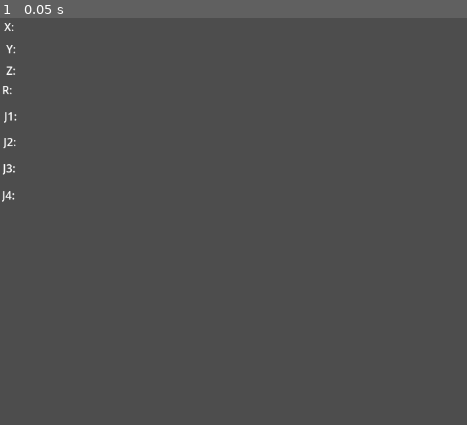
Above: before the commit, frame 1.
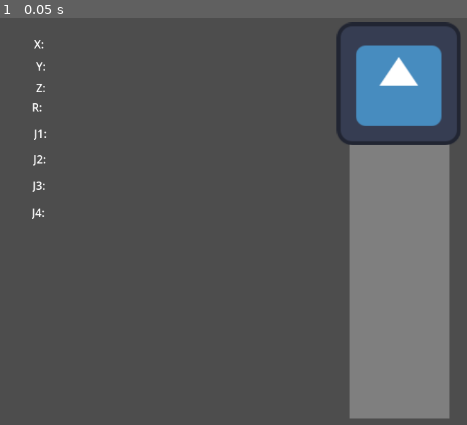
Above: after the commit, the same moment.

Repository: Boyquotes/robo_godot
Game: Godot game, scene res://root.tscn
The game is run twice, just before and just after one commit, with the same random seed, the same clock (stepped at 60 frames per second) and the same inputs. The engine's default icon, where the game draws it, is replaced by a stand-in: a white triangle on a blue panel in a dark square.
Inputs:
- Up to frame 1 (0.05 s): no input

The runs differ from the first frame. In frame 1, 19% of the frame differs, in the area x 0-99%, y 0-99%.

Commit message:
ponta girando

Diff:
--- a/src/simulacao/root.gd
+++ b/src/simulacao/root.gd
@@ -18,7 +18,7 @@
 func _on_http_request_request_completed(result, response_code, headers, body):
 	var json = JSON.new()
 	json.parse(body.get_string_from_utf8())
-	var robot_position = json.get_data()
+	robot_position = json.get_data()
 	$x.text = "x: " + str(robot_position['x'])
 	$y.text = "y: " + str(robot_position['y'])
 	$z.text = "z: " + str(robot_position['z'])
@@ -27,4 +27,8 @@
 	$j2.text = "j2: " + str(robot_position['j2'])
 	$j3.text = "j3: " + str(robot_position['j3'])
 	$j4.text = "j4: " + str(robot_position['j4'])
+	print(robot_position.z / 100 * 0.516)
+	$arm.scale = Vector2(robot_position.z / 100 * 0.516 , robot_position.z / 100 * 0.835)
+	$arm.position = Vector2(532, 546)
+	$arm/tip.rotation = robot_position.r / 100 * 2 * PI
 	print(robot_position)
--- a/src/simulacao/root.tscn
+++ b/src/simulacao/root.tscn
@@ -1,8 +1,11 @@
-[gd_scene load_steps=2 format=3 uid="uid://dl2npgvgagqel"]
+[gd_scene load_steps=4 format=3 uid="uid://dl2npgvgagqel"]
 
 [ext_resource type="Script" path="res://root.gd" id="1_co1mt"]
+[ext_resource type="Texture2D" uid="uid://xgiuqoi6hla1" path="res://robot_arm.png" id="2_af5xf"]
+[ext_resource type="Texture2D" uid="uid://c5rm88hv85tkv" path="res://icon.svg" id="3_txd13"]
 
 [node name="root" type="Node2D"]
+position = Vector2(43, 25)
 script = ExtResource("1_co1mt")
 
 [node name="HTTPRequest" type="HTTPRequest" parent="."]
@@ -34,7 +37,7 @@
 [node name="z" type="RichTextLabel" parent="."]
 offset_left = 9.0
 offset_top = 64.0
-offset_right = 49.0
+offset_right = 108.0
 offset_bottom = 104.0
 text = "Z: "
 
@@ -66,5 +69,18 @@
 offset_bottom = 284.0
 text = "J4:"
 
+[node name="arm" type="Sprite2D" parent="."]
+position = Vector2(533, 549)
+scale = Vector2(0.516071, 0.835305)
+texture = ExtResource("2_af5xf")
+centered = false
+offset = Vector2(-140, -650)
+flip_h = true
+
+[node name="tip" type="Sprite2D" parent="arm"]
+position = Vector2(-1.93762, -573.443)
+scale = Vector2(2.70977, 1.65546)
+texture = ExtResource("3_txd13")
+
 [connection signal="request_completed" from="HTTPRequest" to="." method="_on_http_request_request_completed"]
 [connection signal="timeout" from="Timer" to="." method="_on_timer_timeout"]
Not shown, changed: db.db
Not shown, changed: src/main.py
Not shown, changed: src/templates/index.html
